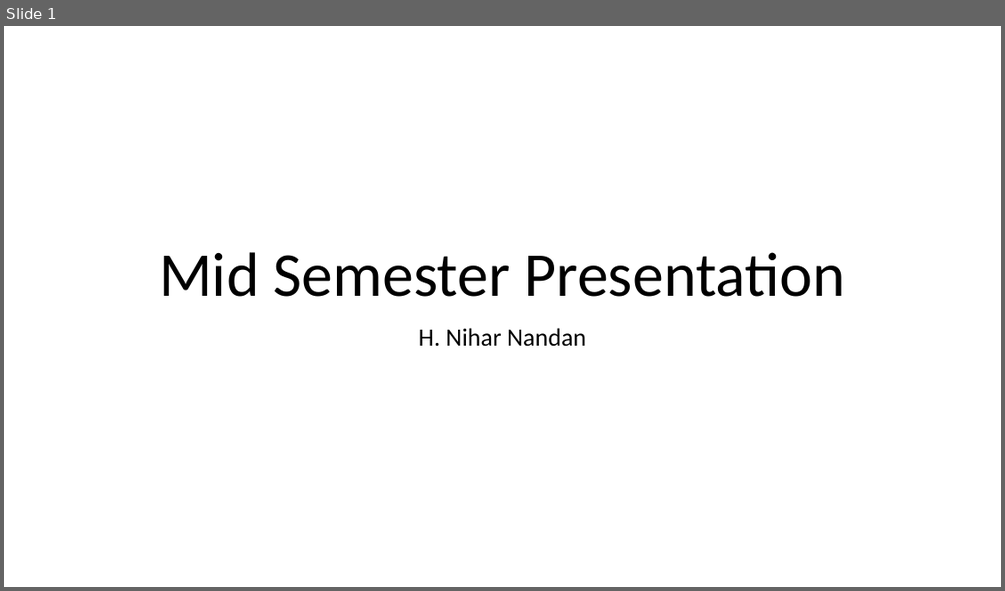
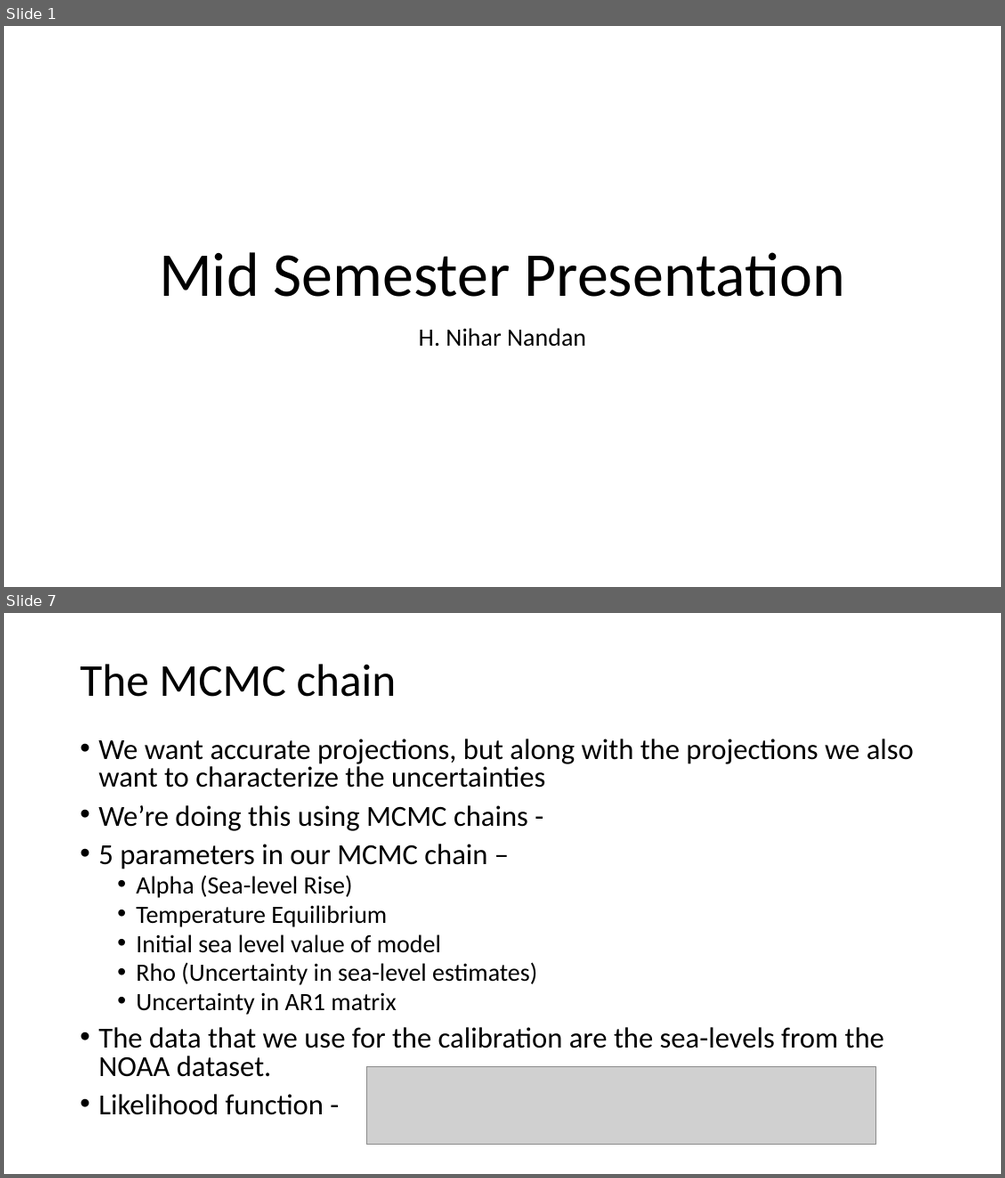
Before and after one commit to niharnandan/thesis, a slide deck: Mid Semester Presentation.pptx. Shown one above the other, each under a label of ours: slide 1 before the commit, slides 1 and 7 after it; the slides between them are not shown. The pictures are 1005x591 and 1005x1178 pixels, drawn with LibreOffice and Linux fonts; fonts in the diff are those of the drawing; grey boxes stand for pictures. Boxes give left, top, right and bottom in pixels: in the first picture for what was removed or moved away, otherwise in the second. Text is boxed around its words. In the diff, an @@ line names an element or a change of style, - is before the commit and + after.

```diff
--- a/Mid Semester Presentation.pptx
+++ b/Mid Semester Presentation.pptx
@@ slide 7 added at (x1=4, y1=613, x2=1001, y2=1174), background #FFFFFF @@
@@ title added at (x1=80, y1=664, x2=396, y2=697), 44 pt, text #000000 @@
+The MCMC chain
@@ text added at (x1=98, y1=738, x2=914, y2=1115), 28 pt, text #000000 @@
+• We want accurate projections, but along with the projections we also want to characterize the uncertainties
+• We’re doing this using MCMC chains -
+• 5 parameters in our MCMC chain –
+  • Alpha (Sea-level Rise)
+  • Temperature Equilibrium
+  • Initial sea level value of model
+  • Rho (Uncertainty in sea-level estimates)
+  • Uncertainty in AR1 matrix
+• The data that we use for the calibration are the sea-levels from the NOAA dataset.
+• Likelihood function -
@@ picture added at (x1=367, y1=1066, x2=876, y2=1144) @@
```
Also in this commit, not shown: 1 slide changed, 11 other slides added, 5 slides removed.
